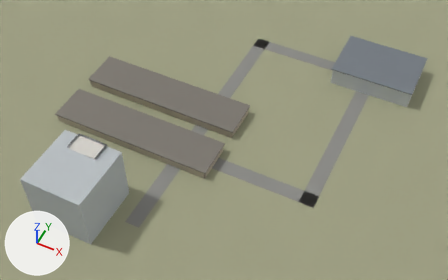
Renders of the glTF model public/assets/eggs/terrace_eggs.glb from each side of a commit.
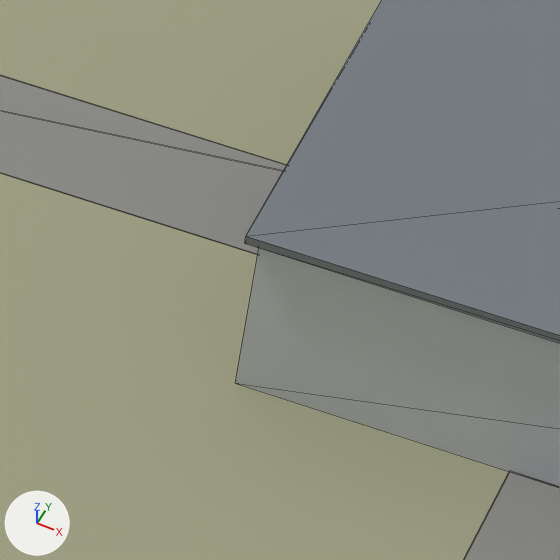
The first picture shows the older version from a camera (50 mm lens) standing at (109.2, -105.7, 167.6) and looking at (34.1, 44.5, -20.2). The close-ups show the older and then the newer version on the part from 69% to 81% of the width and 17% to 35% of the height of that picture. Only the edits that show in the close-ups are written down. The axes (+X, +Y, +Z) are drawn at lower left. The lights are the same throughout. The close-ups show mesh edges as thin lines. Where no turn or scale is listed for an object, it has been applied to the vertices.

The first close-up shows 'GROUND_EGGS', 'PACKING_EGGS_CENTER', 'PACKING_EGGS_ROOF', 'ROAD_EGGS'.
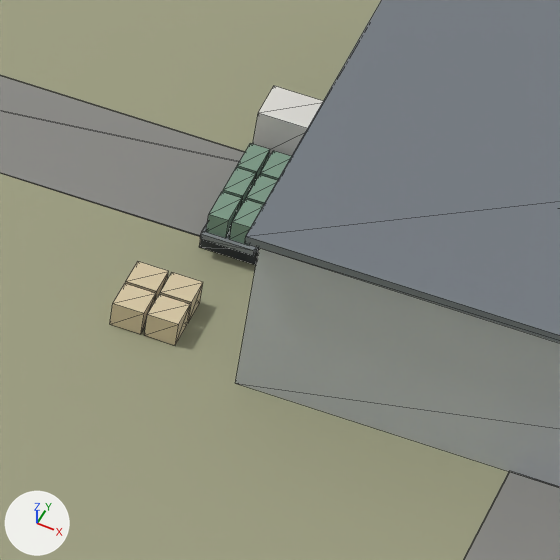
Pixel boxes [x1, y1, x2, y2] of what changed, in the close-ups (560 x 560 px):
'TRUCK_EGGS_DELIVERY_BODY', added: after [199, 86, 323, 265]
'CARTONS_EGGS_PACKED_02', added (beige): after [144, 294, 190, 345]
'CARTONS_EGGS_PACKED_01', added (beige): after [110, 283, 156, 334]
'CARGO_EGGS_DELIVERY_01', added: after [206, 192, 242, 238]
'CARTONS_EGGS_PACKED_04', added (beige): after [160, 272, 203, 323]
'CARTONS_EGGS_PACKED_03', added (beige): after [126, 261, 169, 302]
'CARGO_EGGS_DELIVERY_02', added: after [229, 199, 263, 245]
'CARGO_EGGS_DELIVERY_03', added: after [223, 168, 256, 207]
'CARGO_EGGS_DELIVERY_05', added: after [237, 143, 270, 183]
'CARGO_EGGS_DELIVERY_04', added: after [246, 175, 278, 205]
'CARGO_EGGS_DELIVERY_06', added: after [260, 151, 292, 180]

The change, as a diff of the scene's bpy script:
```diff
--- a/public/assets/eggs/terrace_eggs.glb.py
+++ b/public/assets/eggs/terrace_eggs.glb.py
@@ ob_truck_eggs_delivery_body @@
+ob_truck_eggs_delivery_body = bpy.data.objects.new('TRUCK_EGGS_DELIVERY_BODY', me_me_truck_eggs_delivery_body)  # a box spanning x -1.2..1.2, y 2.2..4.2, z 0.4..3.0, material slot 0; a box spanning x -1.2..1.2, y -4.2..2.0, z 0.9..1.2, material slot 1; a box spanning x -1.3..1.3, y -3.7..-2.7, z 0.0..0.9, material slot 2; a box spanning x -1.3..1.3, y 2.7..3.7, z 0.0..0.9, material slot 2; in mat_m_truck_cab (white #e6e4de), mat_m_truck_bed (grey #8f969a), mat_m_truck_wheel (dark grey #3e4245)
+ob_truck_eggs_delivery_body.location = (57.0, 111.0, -23.95)
@@ ob_cargo_eggs_delivery_06 @@
+ob_cargo_eggs_delivery_06 = bpy.data.objects.new('CARGO_EGGS_DELIVERY_06', me_me_cargo_eggs_delivery_06)  # a box spanning x 1.05..1.95, y 3.5..5.1, z 0.0..1.0; in mat_m_crate (greyish green #7e9c88)
+ob_cargo_eggs_delivery_06.location = (55.95, 107.0, -22.75)
@@ ob_cargo_eggs_delivery_05 @@
+ob_cargo_eggs_delivery_05 = bpy.data.objects.new('CARGO_EGGS_DELIVERY_05', me_me_cargo_eggs_delivery_05)  # a box spanning x 0.0..0.9, y 3.5..5.1, z 0.0..1.0; in mat_m_crate (greyish green #7e9c88)
+ob_cargo_eggs_delivery_05.location = (55.95, 107.0, -22.75)
@@ ob_cargo_eggs_delivery_04 @@
+ob_cargo_eggs_delivery_04 = bpy.data.objects.new('CARGO_EGGS_DELIVERY_04', me_me_cargo_eggs_delivery_04)  # a box spanning x 1.05..1.95, y 1.75..3.35, z 0.0..1.0; in mat_m_crate (greyish green #7e9c88)
+ob_cargo_eggs_delivery_04.location = (55.95, 107.0, -22.75)
@@ ob_cargo_eggs_delivery_03 @@
+ob_cargo_eggs_delivery_03 = bpy.data.objects.new('CARGO_EGGS_DELIVERY_03', me_me_cargo_eggs_delivery_03)  # a box spanning x 0.0..0.9, y 1.75..3.35, z 0.0..1.0; in mat_m_crate (greyish green #7e9c88)
+ob_cargo_eggs_delivery_03.location = (55.95, 107.0, -22.75)
@@ ob_cargo_eggs_delivery_02 @@
+ob_cargo_eggs_delivery_02 = bpy.data.objects.new('CARGO_EGGS_DELIVERY_02', me_me_cargo_eggs_delivery_02)  # a box spanning x 1.05..1.95, y 0.0..1.6, z 0.0..1.0; in mat_m_crate (greyish green #7e9c88)
+ob_cargo_eggs_delivery_02.location = (55.95, 107.0, -22.75)
@@ ob_cargo_eggs_delivery_01 @@
+ob_cargo_eggs_delivery_01 = bpy.data.objects.new('CARGO_EGGS_DELIVERY_01', me_me_cargo_eggs_delivery_01)  # a box spanning x 0.0..0.9, y 0.0..1.6, z 0.0..1.0; in mat_m_crate (greyish green #7e9c88)
+ob_cargo_eggs_delivery_01.location = (55.95, 107.0, -22.75)
@@ ob_cartons_eggs_packed_04 @@
+ob_cartons_eggs_packed_04 = bpy.data.objects.new('CARTONS_EGGS_PACKED_04', me_me_cartons_eggs_packed_04)  # a box spanning x 1.55..2.95, y 1.55..2.95, z 0.0..1.2; in mat_m_carton (beige #d9c9a6)
+ob_cartons_eggs_packed_04.location = (54.0, 101.0, -23.95)
@@ ob_cartons_eggs_packed_03 @@
+ob_cartons_eggs_packed_03 = bpy.data.objects.new('CARTONS_EGGS_PACKED_03', me_me_cartons_eggs_packed_03)  # a box spanning x 0.0..1.4, y 1.55..2.95, z 0.0..1.2; in mat_m_carton (beige #d9c9a6)
+ob_cartons_eggs_packed_03.location = (54.0, 101.0, -23.95)
@@ ob_cartons_eggs_packed_02 @@
+ob_cartons_eggs_packed_02 = bpy.data.objects.new('CARTONS_EGGS_PACKED_02', me_me_cartons_eggs_packed_02)  # a box spanning x 1.55..2.95, y 0.0..1.4, z 0.0..1.2; in mat_m_carton (beige #d9c9a6)
+ob_cartons_eggs_packed_02.location = (54.0, 101.0, -23.95)
@@ ob_cartons_eggs_packed_01 @@
+ob_cartons_eggs_packed_01 = bpy.data.objects.new('CARTONS_EGGS_PACKED_01', me_me_cartons_eggs_packed_01)  # a box spanning x 0.0..1.4, y 0.0..1.4, z 0.0..1.2; in mat_m_carton (beige #d9c9a6)
+ob_cartons_eggs_packed_01.location = (54.0, 101.0, -23.95)
```
